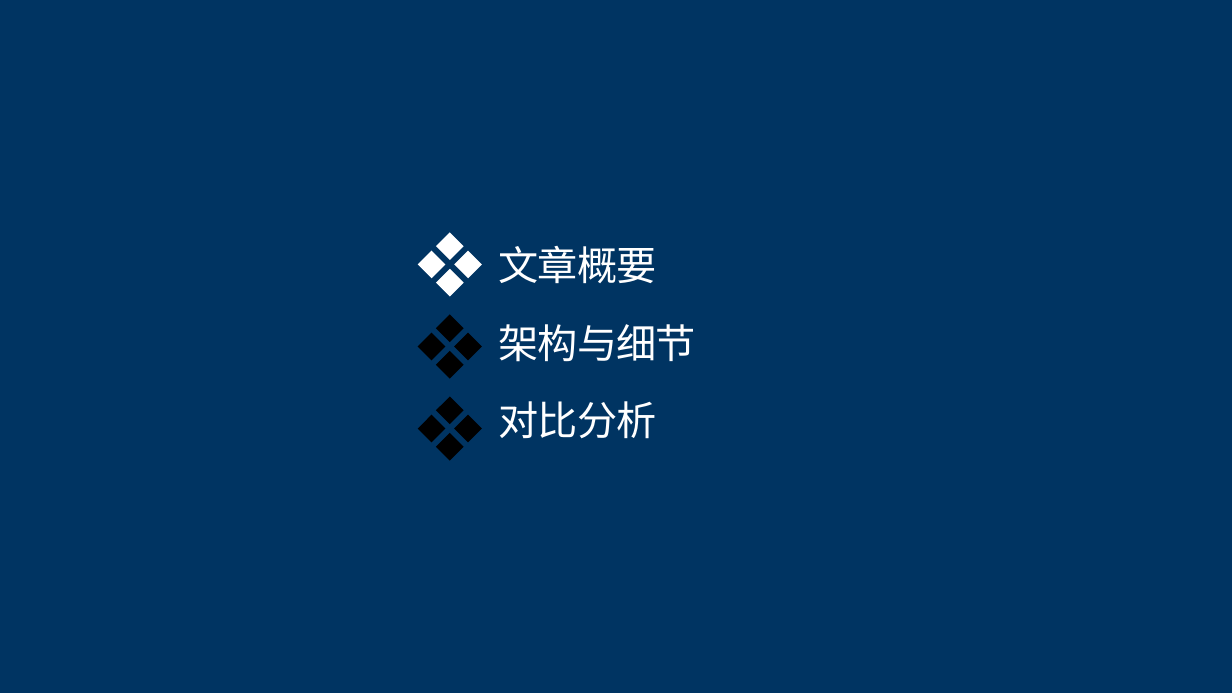
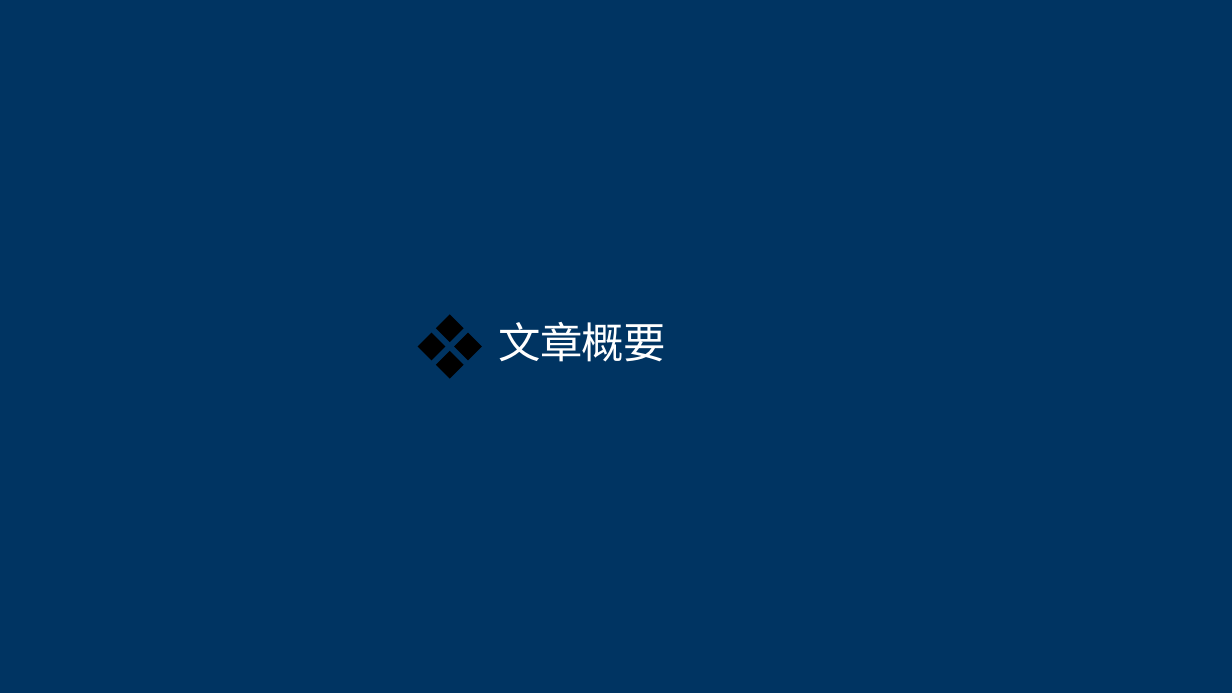
Before and after one commit to SHAOHUASONGgit/DataScienceRepo, a slide deck: slide 2 of 大数据分析与应用/Vision Transformer.pptx. Drawn at 1232x693 pixels with LibreOffice and Linux fonts; fonts in the diff are those of the drawing. Boxes give left, top, right and bottom in pixels: in the first picture for what was removed or moved away, otherwise in the second. Text is boxed around its words. In the diff, an @@ line names an element or a change of style, - is before the commit and + after.

```diff
--- a/大数据分析与应用/Vision Transformer.pptx
+++ b/大数据分析与应用/Vision Transformer.pptx
@@ freeform shape removed at (418,232,482,297) @@
@@ title "文章概要" at (499,322,666,362): size 62.6 to 66.1 pt, letter spacing -1.2 to -1.3 pt @@
@@ title at (498,324,696,439): paragraphs removed @@
-架构与细节
-对比分析
@@ freeform shape removed at (418,396,482,461) @@
```
Also in this commit, not shown: 9 other slides changed, 14 slides added, 8 slides removed, 3 other files.
